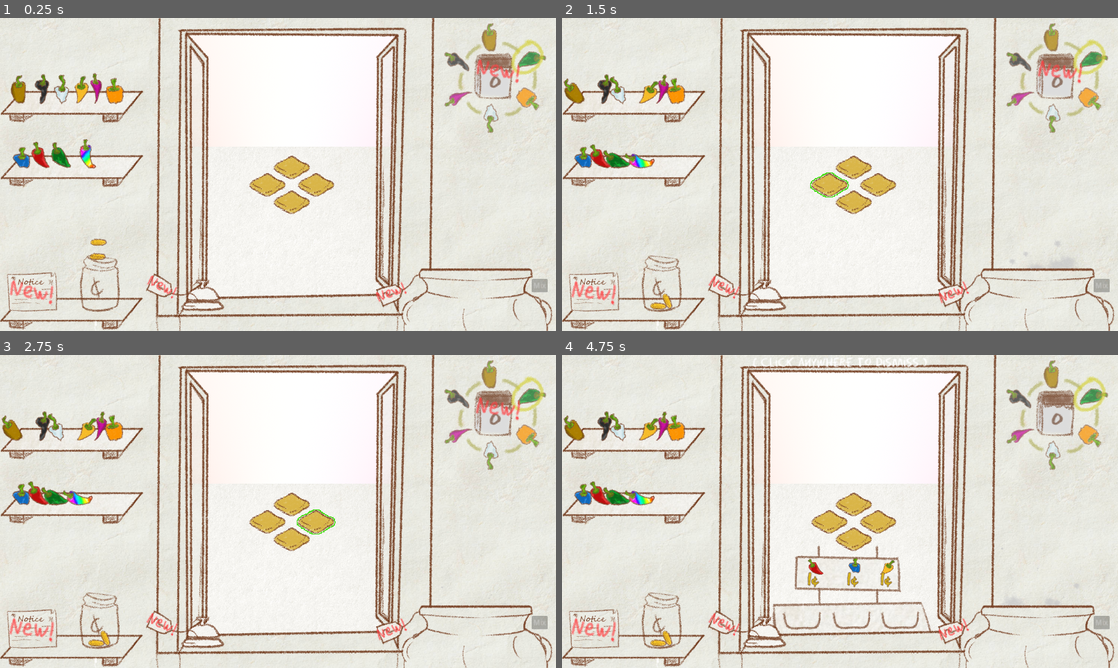
Above: before the commit, frames 1-4 (two rows, left to right).
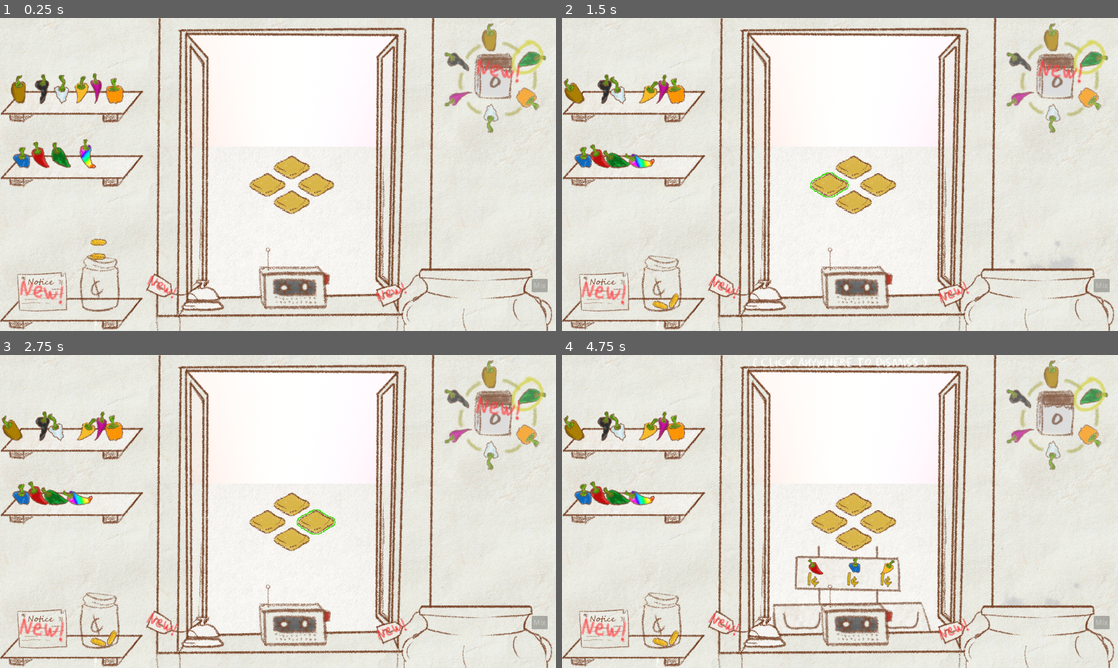
Above: after the commit, the same moments.

Repository: fresh4/GameJam2
Game: Godot game, scene res://Scenes/prototype_level.tscn
Two runs of this game, one before a commit and one after it. Both use one fixed random seed, a clock stepped at 60 frames per second and the inputs below. The engine's default icon, where the game draws it, is replaced by a stand-in: a white triangle on a blue panel in a dark square. Sound files missing from this copy of the repository are replaced by a short silence.
Inputs (mouse positions are in pixels of both pictures, inside the frame that each line leads up to):
- Up to frame 1 (0.25 s): no input
- Up to frame 2 (1.5 s): move the mouse to (851, 168) at 0.52 s; press the mouse at (851, 168) at 0.53 s; right-click (851, 168) at 0.8 s; move the mouse to (828, 183) at 1.27 s; release the mouse at (828, 183) at 1.28 s; right-click (828, 183) at 1.35 s
- Up to frame 3 (2.75 s): click (266, 520) at 1.55 s; move the mouse to (316, 520) at 2.02 s; press the mouse at (316, 520) at 2.03 s; right-click (316, 520) at 2.3 s
- Up to frame 4 (4.75 s): move the mouse to (851, 539) at 2.77 s; release the mouse at (851, 539) at 2.78 s; right-click (851, 539) at 2.85 s; click (851, 539) at 3.05 s; move the mouse to (1056, 414) at 3.52 s; hold Mouse wheel down (scroll_down) 3.53-4.28 s; right-click (1056, 414) at 3.8 s; tap Enter at 4.25 s; move the mouse to (762, 630) at 4.27 s; tap Mouse wheel up (scroll_up) at 4.35 s; click (762, 630) at 4.55 s

The runs differ from the first frame. In frame 1, 1.7% of the frame differs, in the area x 1-60%, y 73-94%; in frame 2, 1.9%; in frame 3, 1.9%; in frame 4, 1.9%.

Commit message:
Infrastructure and test for getting new mail with recipes

Diff:
--- a/Prefabs/Readables/Templates/letter.tscn
+++ b/Prefabs/Readables/Templates/letter.tscn
@@ -1,7 +1,8 @@
-[gd_scene load_steps=4 format=3 uid="uid://ibmoytt47fb7"]
+[gd_scene load_steps=5 format=3 uid="uid://ibmoytt47fb7"]
 
 [ext_resource type="Script" path="res://Scripts/Readables/letter.gd" id="1_q2mw7"]
-[ext_resource type="Texture2D" uid="uid://dbj5oayyh27ai" path="res://icon.svg" id="2_mdr64"]
+[ext_resource type="Texture2D" uid="uid://b88sdqu6v7r0l" path="res://Assets/Art/Letters/notice.png" id="2_wtrje"]
+[ext_resource type="PackedScene" uid="uid://d2422nyu3t2dq" path="res://Prefabs/recipe_card.tscn" id="3_c2hnj"]
 [ext_resource type="FontFile" uid="uid://q4t82jgy6i18" path="res://Assets/EraserDust.ttf" id="3_k2l55"]
 
 [node name="LetterOverlay" type="Node2D"]
@@ -21,7 +22,11 @@
 [node name="Overlay" type="Sprite2D" parent="CanvasLayer"]
 unique_name_in_owner = true
 position = Vector2(640, 360)
-texture = ExtResource("2_mdr64")
+texture = ExtResource("2_wtrje")
+
+[node name="RecipeCard" parent="CanvasLayer/Overlay" instance=ExtResource("3_c2hnj")]
+unique_name_in_owner = true
+position = Vector2(-97, 253)
 
 [node name="Label" type="Label" parent="CanvasLayer"]
 anchors_preset = 10
--- /dev/null
+++ b/Prefabs/mail.tscn
@@ -0,0 +1,35 @@
+[gd_scene load_steps=6 format=3 uid="uid://cjhlla3p3eg1"]
+
+[ext_resource type="Texture2D" uid="uid://bjsgnhj0ict51" path="res://Assets/Art/Misc/mail.png" id="1_4adsa"]
+[ext_resource type="PackedScene" uid="uid://ddktg6351ag7b" path="res://Prefabs/draggable.tscn" id="2_3yf7g"]
+[ext_resource type="PackedScene" uid="uid://sgf1mrx7htle" path="res://Prefabs/readable_area.tscn" id="3_ddq3d"]
+
+[sub_resource type="RectangleShape2D" id="RectangleShape2D_627a8"]
+size = Vector2(91, 59)
+
+[sub_resource type="RectangleShape2D" id="RectangleShape2D_4lgaa"]
+size = Vector2(88, 58)
+
+[node name="Mail" type="RigidBody2D"]
+collision_mask = 3
+contact_monitor = true
+
+[node name="Notice" type="Sprite2D" parent="."]
+texture = ExtResource("1_4adsa")
+
+[node name="CollisionPolygon2D" type="CollisionPolygon2D" parent="."]
+polygon = PackedVector2Array(-50, -28, 39, -34, 48, 23, -46, 36)
+
+[node name="DraggableArea" parent="." instance=ExtResource("2_3yf7g")]
+
+[node name="CollisionShape2D" type="CollisionShape2D" parent="DraggableArea"]
+visible = false
+position = Vector2(-3.5, -1.5)
+shape = SubResource("RectangleShape2D_627a8")
+
+[node name="ReadableArea" parent="." instance=ExtResource("3_ddq3d")]
+
+[node name="CollisionShape2D" type="CollisionShape2D" parent="ReadableArea"]
+visible = false
+position = Vector2(-4, -3)
+shape = SubResource("RectangleShape2D_4lgaa")
--- a/Prefabs/readable_area.tscn
+++ b/Prefabs/readable_area.tscn
@@ -1,7 +1,6 @@
-[gd_scene load_steps=6 format=3 uid="uid://sgf1mrx7htle"]
+[gd_scene load_steps=5 format=3 uid="uid://sgf1mrx7htle"]
 
 [ext_resource type="Script" path="res://Scripts/readable_area.gd" id="1_8ja4a"]
-[ext_resource type="Resource" uid="uid://na008tjb8qpw" path="res://Resources/Readables/notice.tres" id="2_yg2k8"]
 [ext_resource type="Texture2D" uid="uid://bulnf72mrpkcf" path="res://Assets/Art/UI/new_1.png" id="3_3cq6f"]
 [ext_resource type="Texture2D" uid="uid://bg5nierphkk24" path="res://Assets/Art/UI/new_2.png" id="4_rji1b"]
 
@@ -21,7 +20,6 @@
 
 [node name="ReadableArea" type="Area2D"]
 script = ExtResource("1_8ja4a")
-properties = ExtResource("2_yg2k8")
 
 [node name="AnimatedSprite2D" type="AnimatedSprite2D" parent="."]
 scale = Vector2(0.7, 0.7)
--- /dev/null
+++ b/Prefabs/recipe_card.tscn
@@ -0,0 +1,26 @@
+[gd_scene load_steps=3 format=3 uid="uid://d2422nyu3t2dq"]
+
+[ext_resource type="Script" path="res://Scripts/recipe_card.gd" id="1_s4d4t"]
+[ext_resource type="Texture2D" uid="uid://8ga3cc37xl8n" path="res://Assets/Art/UI/recipe_card.png" id="2_hg3cf"]
+
+[node name="RecipeCard" type="Node2D"]
+script = ExtResource("1_s4d4t")
+
+[node name="Sprite2D" type="Sprite2D" parent="."]
+texture = ExtResource("2_hg3cf")
+
+[node name="Positions" type="Node2D" parent="."]
+
+[node name="Position1" type="Node2D" parent="Positions"]
+
+[node name="Position2" type="Node2D" parent="Positions"]
+position = Vector2(-23, 0)
+
+[node name="Position3" type="Node2D" parent="Positions"]
+position = Vector2(22, 0)
+
+[node name="Position4" type="Node2D" parent="Positions"]
+position = Vector2(-42, 0)
+
+[node name="Position5" type="Node2D" parent="Positions"]
+position = Vector2(46, 0)
--- a/Resources/Peppers/black_pepper.tres
+++ b/Resources/Peppers/black_pepper.tres
@@ -5,6 +5,7 @@
 
 [resource]
 script = ExtResource("2_udwhn")
+name = "Black Pepper"
 max_scoville = 30000
 required_light = 100
 recipe = Array[ExtResource("2_udwhn")]([])
--- a/Resources/Peppers/blue_pepper.tres
+++ b/Resources/Peppers/blue_pepper.tres
@@ -5,6 +5,7 @@
 
 [resource]
 script = ExtResource("2_br658")
+name = "Blue Pepper"
 max_scoville = 30000
 required_light = 100
 recipe = Array[ExtResource("2_br658")]([])
--- a/Resources/Peppers/brown_pepper.tres
+++ b/Resources/Peppers/brown_pepper.tres
@@ -7,6 +7,7 @@
 
 [resource]
 script = ExtResource("1_ng28k")
+name = "Brown Pepper"
 max_scoville = 1000
 required_light = 100
 recipe = Array[ExtResource("1_ng28k")]([ExtResource("1_8gjhr"), ExtResource("2_f0ul6")])
--- a/Resources/Peppers/green_pepper.tres
+++ b/Resources/Peppers/green_pepper.tres
@@ -7,6 +7,7 @@
 
 [resource]
 script = ExtResource("1_2nw5i")
+name = "Green Pepper"
 max_scoville = 1000
 required_light = 100
 recipe = Array[ExtResource("1_2nw5i")]([ExtResource("2_luv83"), ExtResource("3_3bmxg")])
--- a/Resources/Peppers/orange_pepper.tres
+++ b/Resources/Peppers/orange_pepper.tres
@@ -7,6 +7,7 @@
 
 [resource]
 script = ExtResource("2_cjnq0")
+name = "Orange Pepper"
 max_scoville = 30000
 required_light = 100
 recipe = Array[ExtResource("2_cjnq0")]([ExtResource("2_ttpqw"), ExtResource("3_kyrwv")])
--- a/Resources/Peppers/purple_pepper.tres
+++ b/Resources/Peppers/purple_pepper.tres
@@ -7,6 +7,7 @@
 
 [resource]
 script = ExtResource("2_hbphq")
+name = "Purple Pepper"
 max_scoville = 30000
 required_light = 100
 recipe = Array[ExtResource("2_hbphq")]([ExtResource("2_lkp2v"), ExtResource("3_68qkf")])
--- a/Resources/Peppers/rainbow_pepper.tres
+++ b/Resources/Peppers/rainbow_pepper.tres
@@ -5,6 +5,7 @@
 
 [resource]
 script = ExtResource("2_lcho5")
+name = "Rainbow Pepper"
 max_scoville = 30000
 required_light = 100
 recipe = Array[ExtResource("2_lcho5")]([])
--- a/Resources/Peppers/red_pepper.tres
+++ b/Resources/Peppers/red_pepper.tres
@@ -5,6 +5,7 @@
 
 [resource]
 script = ExtResource("1_md7ux")
+name = "Red Pepper"
 max_scoville = 30000
 required_light = 100
 recipe = Array[ExtResource("1_md7ux")]([])
--- a/Resources/Peppers/white_pepper.tres
+++ b/Resources/Peppers/white_pepper.tres
@@ -5,6 +5,7 @@
 
 [resource]
 script = ExtResource("2_gj75k")
+name = "White Pepper"
 max_scoville = 30000
 required_light = 100
 recipe = Array[ExtResource("2_gj75k")]([])
--- a/Resources/Peppers/yellow_pepper.tres
+++ b/Resources/Peppers/yellow_pepper.tres
@@ -5,6 +5,7 @@
 
 [resource]
 script = ExtResource("2_6k5q1")
+name = "Yellow Pepper"
 max_scoville = 30000
 required_light = 100
 recipe = Array[ExtResource("2_6k5q1")]([])
--- a/Resources/Readables/notice.tres
+++ b/Resources/Readables/notice.tres
@@ -1,8 +1,12 @@
-[gd_resource type="Resource" script_class="ReadableTemplate" load_steps=3 format=3 uid="uid://na008tjb8qpw"]
+[gd_resource type="Resource" script_class="ReadableTemplate" load_steps=4 format=3 uid="uid://na008tjb8qpw"]
 
+[ext_resource type="Resource" uid="uid://svrhh3bhgmae" path="res://Resources/Sauces/RGB.tres" id="1_c0o1k"]
 [ext_resource type="Script" path="res://Resources/readable_template.gd" id="1_xxb6r"]
 [ext_resource type="Texture2D" uid="uid://b88sdqu6v7r0l" path="res://Assets/Art/Letters/notice.png" id="2_rd26y"]
 
 [resource]
 script = ExtResource("1_xxb6r")
 texture = ExtResource("2_rd26y")
+hint = "Read Letter"
+has_recipe = true
+sauce = ExtResource("1_c0o1k")
--- /dev/null
+++ b/Resources/Sauces/siracha.tres
@@ -0,0 +1,13 @@
+[gd_resource type="Resource" script_class="SauceTemplate" load_steps=5 format=3 uid="uid://bfh70qoh5xyth"]
+
+[ext_resource type="Script" path="res://Resources/sauce_template.gd" id="1_2uuav"]
+[ext_resource type="Resource" uid="uid://ywxrxgue1bq3" path="res://Resources/Peppers/red_pepper.tres" id="1_koqg6"]
+[ext_resource type="Resource" uid="uid://ccpigr2fw5tas" path="res://Resources/Peppers/yellow_pepper.tres" id="2_40bmy"]
+[ext_resource type="Texture2D" uid="uid://cjc8tfdxv8y5x" path="res://Assets/Art/Sauces/red_sauce.png" id="4_pltp7"]
+
+[resource]
+script = ExtResource("1_2uuav")
+scoville_value = 0
+recipe = Array[Resource("res://Resources/pepper_template.gd")]([ExtResource("1_koqg6"), ExtResource("1_koqg6"), ExtResource("2_40bmy")])
+texture = ExtResource("4_pltp7")
+value = 1
--- a/Resources/pepper_template.gd
+++ b/Resources/pepper_template.gd
@@ -6,7 +6,7 @@
 # To make a new pepper, create a new resource with the type 'Pepper Template' and fill out the values
 # This template can also be used to create non-peppers for the purpose of making sauces
 # ie, 'vinegar' can be a pepper with scoville 0, no recipe, etc.
-
+@export var name: String
 @export_range(0, 15000000) var max_scoville: int = 1000 ## Maximum potential Scoville value for the pepper
 @export_range(0, 100) var required_light: int = 100 ## Optimal light levels for this pepper's growth
 @export var recipe: Array[PepperTemplate] ## What peppers combined can create this pepper; empty if base pepper
--- a/Resources/readable_template.gd
+++ b/Resources/readable_template.gd
@@ -3,3 +3,5 @@
 
 @export var texture: Texture2D
 @export var hint: String = "Read Letter"
+@export var has_recipe: bool = false
+@export var sauce: SauceTemplate
--- a/Scenes/prototype_level.tscn
+++ b/Scenes/prototype_level.tscn
@@ -27,6 +27,7 @@
 [ext_resource type="Texture2D" uid="uid://b1ni7ykmj1c82" path="res://Assets/Art/UI/circle.png" id="17_l7yy5"]
 [ext_resource type="PackedScene" uid="uid://cjrwj8dd28vny" path="res://Prefabs/Peppers/pepper_white_prefab.tscn" id="18_ou18d"]
 [ext_resource type="PackedScene" uid="uid://bf8s8mk21u7ya" path="res://Prefabs/Peppers/pepper_yellow_prefab.tscn" id="19_un27w"]
+[ext_resource type="PackedScene" uid="uid://blhxcyopw51fc" path="res://Prefabs/casette_player.tscn" id="20_ph76f"]
 [ext_resource type="PackedScene" uid="uid://cshxev1010rce" path="res://Prefabs/Peppers/pepper_black_prefab.tscn" id="20_ukipr"]
 [ext_resource type="PackedScene" uid="uid://cwetu0gpjql45" path="res://Prefabs/Peppers/pepper_brown_prefab.tscn" id="21_egy4y"]
 [ext_resource type="PackedScene" uid="uid://b8evs7c0sfjyp" path="res://Prefabs/coin_prefab.tscn" id="22_030br"]
@@ -40,7 +41,9 @@
 [ext_resource type="Resource" uid="uid://bqujb5idppfkp" path="res://Resources/Readables/cauldron_tutorial.tres" id="31_owuli"]
 [ext_resource type="Script" path="res://Resources/readable_template.gd" id="32_6qb61"]
 [ext_resource type="Texture2D" uid="uid://cftr6tkqvfhja" path="res://Assets/Art/Letters/shop_tutorial.png" id="33_4ubbp"]
+[ext_resource type="Resource" uid="uid://svrhh3bhgmae" path="res://Resources/Sauces/RGB.tres" id="35_m8vvw"]
 [ext_resource type="Texture2D" uid="uid://dsu6wexd53il" path="res://Assets/Art/Letters/calendar_tutorial.png" id="37_3ftwe"]
+[ext_resource type="Texture2D" uid="uid://b88sdqu6v7r0l" path="res://Assets/Art/Letters/notice.png" id="37_orn1d"]
 [ext_resource type="AudioStream" uid="uid://4kaehbc5a1fi" path="res://Assets/SFX/Cauldron/bubbling_cauldron.ogg" id="41_d54nj"]
 
 [sub_resource type="CompressedTexture2D" id="CompressedTexture2D_4iy5j"]
@@ -192,10 +195,17 @@
 size = Vector2(84, 96)
 
 [sub_resource type="RectangleShape2D" id="RectangleShape2D_627a8"]
-size = Vector2(108, 81)
+size = Vector2(91, 59)
+
+[sub_resource type="Resource" id="Resource_3bcml"]
+script = ExtResource("32_6qb61")
+texture = ExtResource("37_orn1d")
+hint = "Read Letter"
+has_recipe = true
+sauce = ExtResource("35_m8vvw")
 
 [sub_resource type="RectangleShape2D" id="RectangleShape2D_4lgaa"]
-size = Vector2(111, 81)
+size = Vector2(88, 58)
 
 [sub_resource type="RectangleShape2D" id="RectangleShape2D_2qhkc"]
 size = Vector2(70, 55)
@@ -204,11 +214,13 @@
 script = ExtResource("32_6qb61")
 texture = ExtResource("33_4ubbp")
 hint = "Read Tutorial"
+has_recipe = false
 
 [sub_resource type="Resource" id="Resource_ojy8l"]
 script = ExtResource("32_6qb61")
 texture = ExtResource("37_3ftwe")
 hint = "Read Tutorial"
+has_recipe = false
 
 [sub_resource type="RectangleShape2D" id="RectangleShape2D_0e6vk"]
 size = Vector2(82, 88)
@@ -436,72 +448,79 @@
 [node name="Bell" parent="Inside/Furniture" instance=ExtResource("29_27qd7")]
 position = Vector2(467, 633)
 
+[node name="CasettePlayer" parent="Inside/Furniture" instance=ExtResource("20_ph76f")]
+position = Vector2(681, 600)
+
 [node name="Draggables" type="Node2D" parent="Inside"]
+
+[node name="CoinPrefab2" parent="Inside/Draggables" instance=ExtResource("22_030br")]
+position = Vector2(227, 488)
 
 [node name="CoinPrefab" parent="Inside/Draggables" instance=ExtResource("22_030br")]
 position = Vector2(225, 521)
 
-[node name="Notice" type="RigidBody2D" parent="Inside/Draggables"]
-position = Vector2(72, 614)
+[node name="Jar" parent="Inside/Draggables" instance=ExtResource("23_lq5y0")]
+position = Vector2(228, 601)
+
+[node name="Peppers" type="Node2D" parent="Inside"]
+
+[node name="Pepper" parent="Inside/Peppers" instance=ExtResource("16_aeofj")]
+position = Vector2(144, 302)
+
+[node name="RigidBody2D" parent="Inside/Peppers" instance=ExtResource("1_iiofd")]
+position = Vector2(97, 306)
+
+[node name="Pepper2" parent="Inside/Peppers" instance=ExtResource("14_2lq2j")]
+position = Vector2(50, 318)
+
+[node name="Pepper3" parent="Inside/Peppers" instance=ExtResource("15_2t1g6")]
+position = Vector2(265, 162)
+
+[node name="Pepper4" parent="Inside/Peppers" instance=ExtResource("16_vq104")]
+position = Vector2(221, 151)
+
+[node name="Pepper5" parent="Inside/Peppers" instance=ExtResource("17_eq17a")]
+position = Vector2(205, 301)
+
+[node name="Pepper6" parent="Inside/Peppers" instance=ExtResource("18_ou18d")]
+position = Vector2(142, 151)
+
+[node name="Pepper7" parent="Inside/Peppers" instance=ExtResource("19_un27w")]
+position = Vector2(185, 155)
+
+[node name="Pepper8" parent="Inside/Peppers" instance=ExtResource("20_ukipr")]
+position = Vector2(96, 154)
+
+[node name="Pepper9" parent="Inside/Peppers" instance=ExtResource("21_egy4y")]
+position = Vector2(42, 155)
+
+[node name="Tutorials" type="Node2D" parent="Inside"]
+
+[node name="Notice" type="RigidBody2D" parent="Inside/Tutorials"]
+position = Vector2(95, 614)
 collision_mask = 3
 contact_monitor = true
 
-[node name="Notice" type="Sprite2D" parent="Inside/Draggables/Notice"]
+[node name="Notice" type="Sprite2D" parent="Inside/Tutorials/Notice"]
 texture = ExtResource("12_ah4ji")
 
-[node name="CollisionPolygon2D" type="CollisionPolygon2D" parent="Inside/Draggables/Notice"]
+[node name="CollisionPolygon2D" type="CollisionPolygon2D" parent="Inside/Tutorials/Notice"]
 visible = false
 polygon = PackedVector2Array(-56, -40, 56, -42, 58, 43, -49, 44)
 
-[node name="DraggableArea" parent="Inside/Draggables/Notice" instance=ExtResource("24_kpn4k")]
-
-[node name="CollisionShape2D" type="CollisionShape2D" parent="Inside/Draggables/Notice/DraggableArea"]
+[node name="DraggableArea" parent="Inside/Tutorials/Notice" instance=ExtResource("24_kpn4k")]
+
+[node name="CollisionShape2D" type="CollisionShape2D" parent="Inside/Tutorials/Notice/DraggableArea"]
 visible = false
 position = Vector2(2, 2.5)
 shape = SubResource("RectangleShape2D_627a8")
 
-[node name="ReadableArea" parent="Inside/Draggables/Notice" instance=ExtResource("14_xmhaq")]
-
-[node name="CollisionShape2D" type="CollisionShape2D" parent="Inside/Draggables/Notice/ReadableArea"]
+[node name="ReadableArea" parent="Inside/Tutorials/Notice" instance=ExtResource("14_xmhaq")]
+properties = SubResource("Resource_3bcml")
+
+[node name="CollisionShape2D" type="CollisionShape2D" parent="Inside/Tutorials/Notice/ReadableArea"]
 position = Vector2(2.5, 2.5)
 shape = SubResource("RectangleShape2D_4lgaa")
-
-[node name="Jar" parent="Inside/Draggables" instance=ExtResource("23_lq5y0")]
-position = Vector2(228, 601)
-
-[node name="Peppers" type="Node2D" parent="Inside"]
-
-[node name="Pepper" parent="Inside/Peppers" instance=ExtResource("16_aeofj")]
-position = Vector2(144, 302)
-
-[node name="RigidBody2D" parent="Inside/Peppers" instance=ExtResource("1_iiofd")]
-position = Vector2(97, 306)
-
-[node name="Pepper2" parent="Inside/Peppers" instance=ExtResource("14_2lq2j")]
-position = Vector2(50, 318)
-
-[node name="Pepper3" parent="Inside/Peppers" instance=ExtResource("15_2t1g6")]
-position = Vector2(265, 162)
-
-[node name="Pepper4" parent="Inside/Peppers" instance=ExtResource("16_vq104")]
-position = Vector2(221, 151)
-
-[node name="Pepper5" parent="Inside/Peppers" instance=ExtResource("17_eq17a")]
-position = Vector2(205, 301)
-
-[node name="Pepper6" parent="Inside/Peppers" instance=ExtResource("18_ou18d")]
-position = Vector2(142, 151)
-
-[node name="Pepper7" parent="Inside/Peppers" instance=ExtResource("19_un27w")]
-position = Vector2(185, 155)
-
-[node name="Pepper8" parent="Inside/Peppers" instance=ExtResource("20_ukipr")]
-position = Vector2(96, 154)
-
-[node name="Pepper9" parent="Inside/Peppers" instance=ExtResource("21_egy4y")]
-position = Vector2(42, 155)
-
-[node name="Tutorials" type="Node2D" parent="Inside"]
 
 [node name="CauldronNote" type="Sprite2D" parent="Inside/Tutorials"]
 position = Vector2(927, 616)
@@ -580,9 +599,6 @@
 horizontal_alignment = 1
 vertical_alignment = 1
 
-[node name="CoinPrefab" parent="." instance=ExtResource("22_030br")]
-position = Vector2(227, 488)
-
 [node name="AudioStreamPlayer2D" type="AudioStreamPlayer2D" parent="."]
 stream = ExtResource("41_d54nj")
 volume_db = -5.0
--- a/Scripts/Readables/letter.gd
+++ b/Scripts/Readables/letter.gd
@@ -3,12 +3,14 @@
 
 @onready var background: ColorRect = %Background
 @onready var overlay: Sprite2D = %Overlay
+@onready var recipe_card: RecipeCard = %RecipeCard
 
 func _ready() -> void:
 	background.color.a = 0
 	overlay.position.y = 1440
 
 func activate(properties: ReadableTemplate) -> void:
+	recipe_card.visible = properties.has_recipe
 	overlay.texture = properties.texture
 	var tween = get_tree().create_tween().set_parallel(true)
 	tween.tween_property(background, "color:a", 0.6, 0.25).set_ease(Tween.EASE_OUT_IN)
--- a/Scripts/cauldron.gd
+++ b/Scripts/cauldron.gd
@@ -51,6 +51,7 @@
 func _on_mix_button_pressed() -> void:
 	for sauce in Globals.SAUCES:
 		if not arrays_have_same_content(sauce.recipe, ingredients): continue
+		if sauce not in Globals.discovered_sauces: Globals.discovered_sauces.append(sauce)
 		var new_sauce: Sauce = Globals.SAUCE_PREFAB.instantiate()
 		new_sauce.global_position = ingredient_detection_area.global_position
 		new_sauce.properties = sauce
--- a/Scripts/game_manager.gd
+++ b/Scripts/game_manager.gd
@@ -1,5 +1,7 @@
 extends Node
 class_name GameManager
+
+const MAIL = preload("res://Prefabs/mail.tscn")
 
 const MAX_ROUNDS = 6
 
@@ -23,6 +25,8 @@
 var progress_delay: int = 3 ## Time in seconds to run the time change animation
 
 func _ready() -> void:
+	#handle_new_day()
+	Globals.discovered_sauces.append(Globals.SAUCES[0])
 	Globals.game_manager = self
 	Globals.outside = outside
 	Globals.inside = inside
@@ -71,6 +75,31 @@
 		await get_tree().create_timer(0.1).timeout
 
 	# Spawn a letter for the day
+	if day % 2:
+		# Choose a sauce to reveal at random
+		var undiscovered_recipes: Array[SauceTemplate] = []
+		for sauce in Globals.SAUCES:
+			if sauce not in Globals.discovered_sauces:
+				undiscovered_recipes.append(sauce)
+
+		var chosen_sauce: SauceTemplate = undiscovered_recipes.pick_random() as SauceTemplate
+
+		# Generate the letter
+		var letter = MAIL.instantiate()
+		var readable: ReadableArea = null
+		for child in letter.get_children(): if child is ReadableArea: readable = child
+
+		letter.position = Vector2(640, 360)
+		readable.properties = ReadableTemplate.new()
+		readable.properties.texture = load("res://Assets/Art/Letters/day_1.png")
+		readable.properties.has_recipe = true
+		readable.properties.sauce = chosen_sauce
+		Globals.discovered_sauces.append(chosen_sauce)
+
+		inside.add_child(letter)
+	# If we want to give a recipe, get a random valid one from the list of all sauces
+	# that isn't already in their discovered list and set the recipe_card.properties to it
+	# Then add it to the list
 
 func calculate_gradient_value() -> float:
 	var x: float = PI * current_round * (1 / float(MAX_ROUNDS))
--- a/Scripts/readable_area.gd
+++ b/Scripts/readable_area.gd
@@ -15,8 +15,11 @@
 
 func _input(event: InputEvent) -> void:
 	if hovering and event.is_action_pressed("right_click"):
+		# THE OVERLAY OBJECT THAT YOU ACTUALLY READ
 		var letter: Letter = load(Globals.readables[readable_type]).instantiate()
 		Globals.game_manager.add_child(letter)
+		if properties.has_recipe:
+			letter.recipe_card.set_sauce(properties.sauce)
 		letter.activate(properties)
 		is_read = true
 		hovering = false
--- /dev/null
+++ b/Scripts/recipe_card.gd
@@ -0,0 +1,25 @@
+extends Node2D
+class_name RecipeCard
+
+@export var sauce_properties: SauceTemplate
+@onready var positions: Node2D = $Positions
+
+var scale_factor: float = 0.6
+
+func _ready() -> void:
+	if not sauce_properties: return
+	set_sauce(sauce_properties)
+
+func get_recipe() -> Array[PepperTemplate]:
+	return sauce_properties.recipe
+
+func set_sauce(sauce: SauceTemplate) -> void:
+	sauce_properties = sauce
+	var position_nodes: Array[Node] = positions.get_children()
+	var idx = 0
+	for pepper in sauce_properties.recipe:
+		var pepper_sprite = Sprite2D.new()
+		pepper_sprite.scale *= scale_factor
+		pepper_sprite.texture = pepper.pepper_texture
+		position_nodes[idx].add_child(pepper_sprite)
+		idx += 1
Binary file added: Assets/Art/Letters/day_1.png
Not shown, added: Assets/Art/Letters/day_1.png.import
Binary file added: Assets/Art/Misc/mail.png
Not shown, added: Assets/Art/Misc/mail.png.import
Not shown: 1 places in Scenes/prototype_level.tscn that only renumber resources
